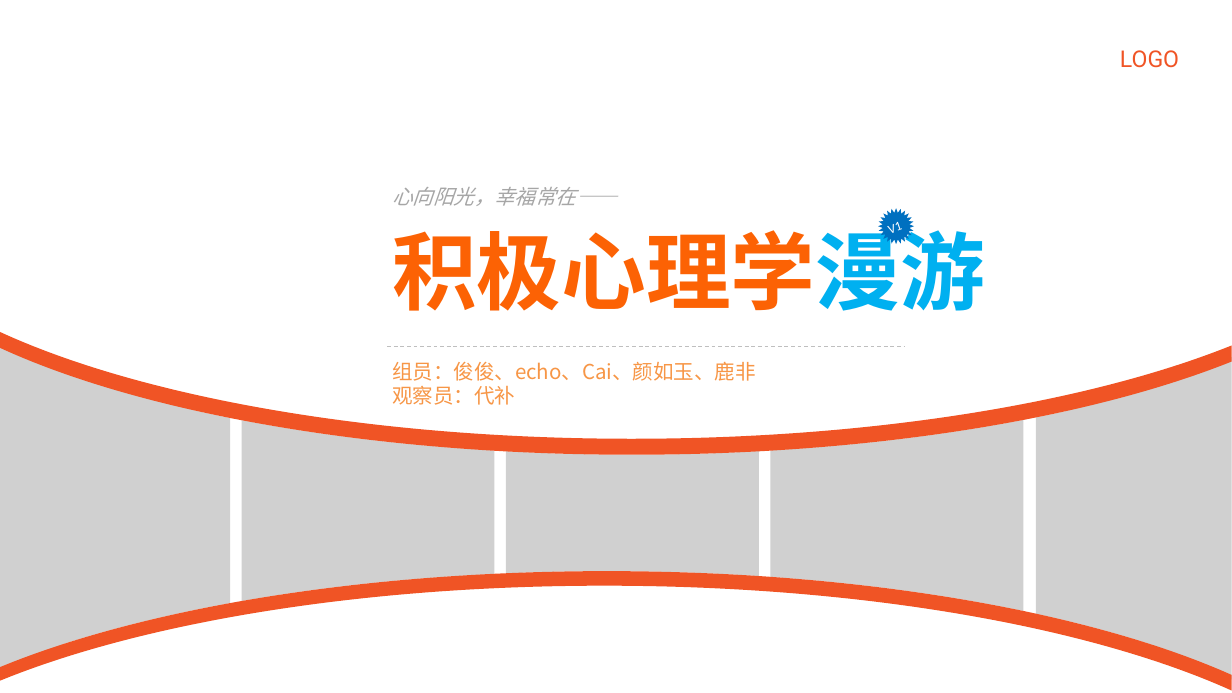
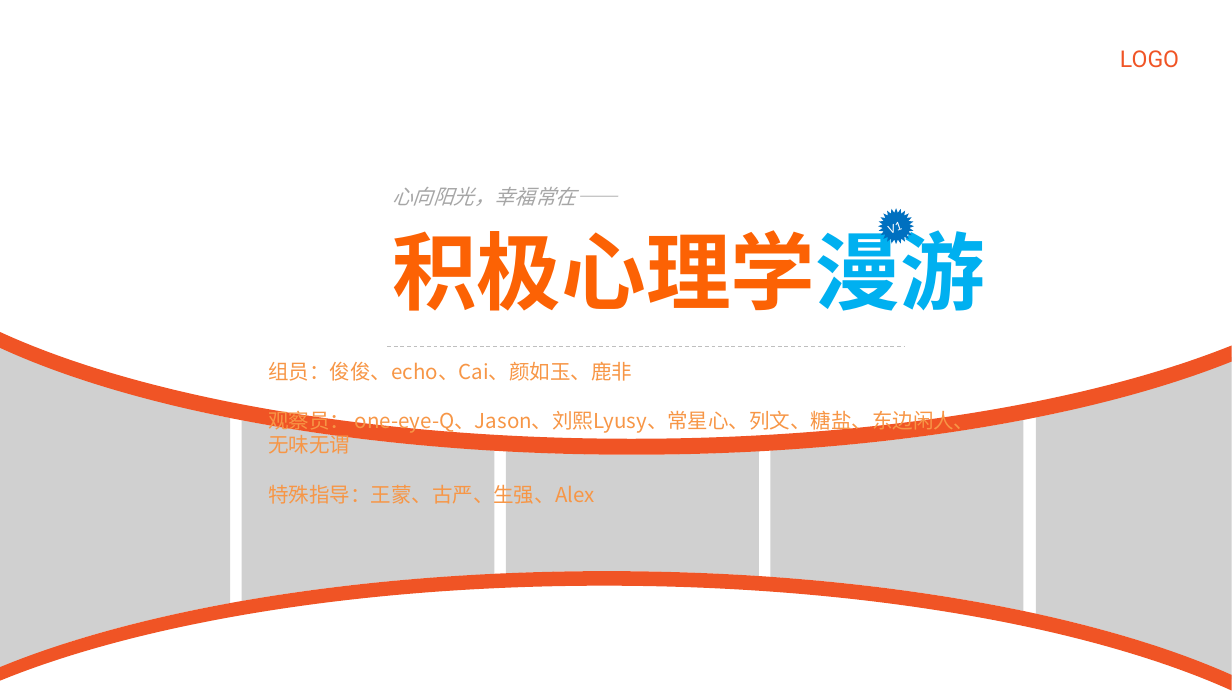
Before and after one commit to junstudys/positive-psychology, a slide deck: slide 1 of 积极心理学探索.pptx. Drawn at 1232x693 pixels with LibreOffice and Linux fonts; fonts in the diff are those of the drawing; grey boxes stand for pictures. Boxes give left, top, right and bottom in pixels: in the first picture for what was removed or moved away, otherwise in the second. Text is boxed around its words. In the diff, an @@ line names an element or a change of style, - is before the commit and + after.

Commit message:
modify

```diff
--- a/积极心理学探索.pptx
+++ b/积极心理学探索.pptx
@@ text "组员：俊俊、echo、Cai、颜如玉、鹿非": place and size @@
-text "组员：俊俊、echo、Cai、颜如玉、鹿非" at <box>392,362,756,405</box>
+text "组员：俊俊、echo、Cai、颜如玉、鹿非" at <box>268,362,974,507</box>
@@ text at <box>268,408,974,507</box>: text changed @@
-观察员：代补
+观察员： one-eye-Q、Jason、刘熙Lyusy、常星心、列文、糖盐、东边闲人、无味无谓
+特殊指导：王蒙、古严、生强、Alex
```
Also in this commit, not shown: 1 other slide changed, 1 slide added.
